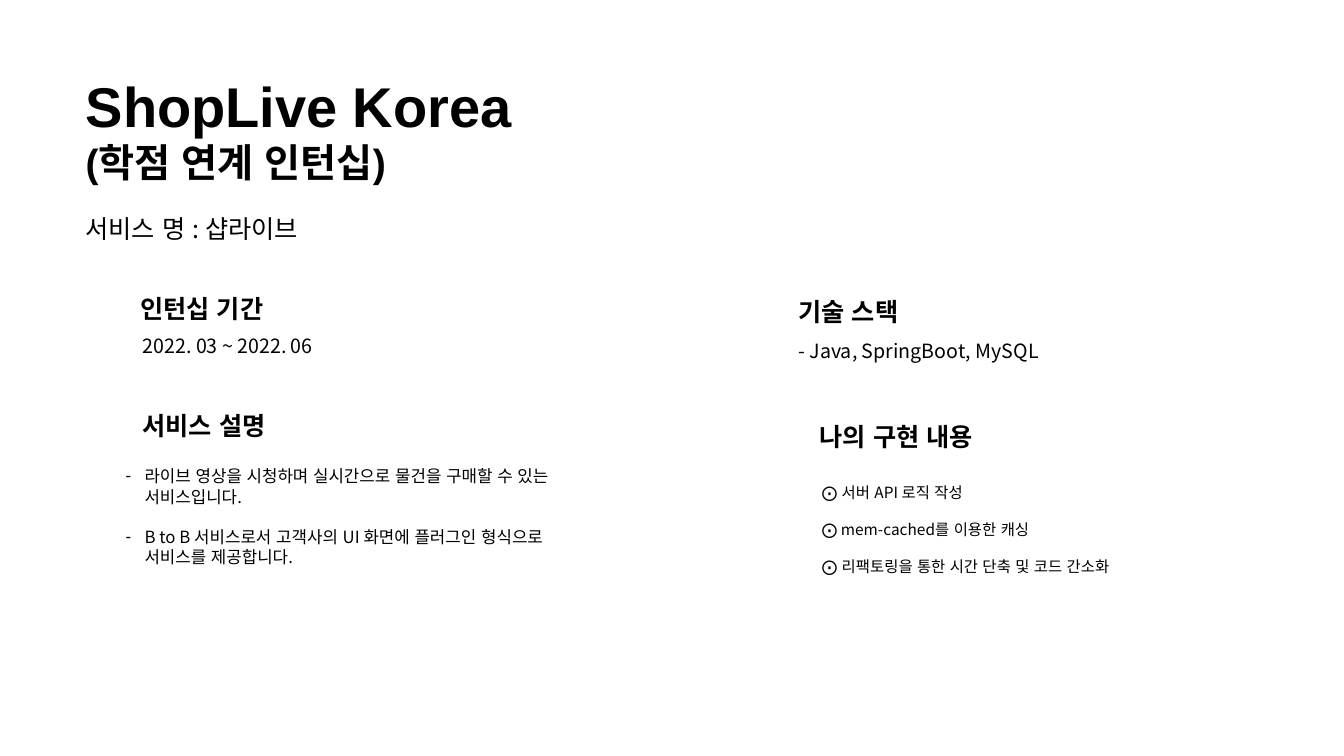
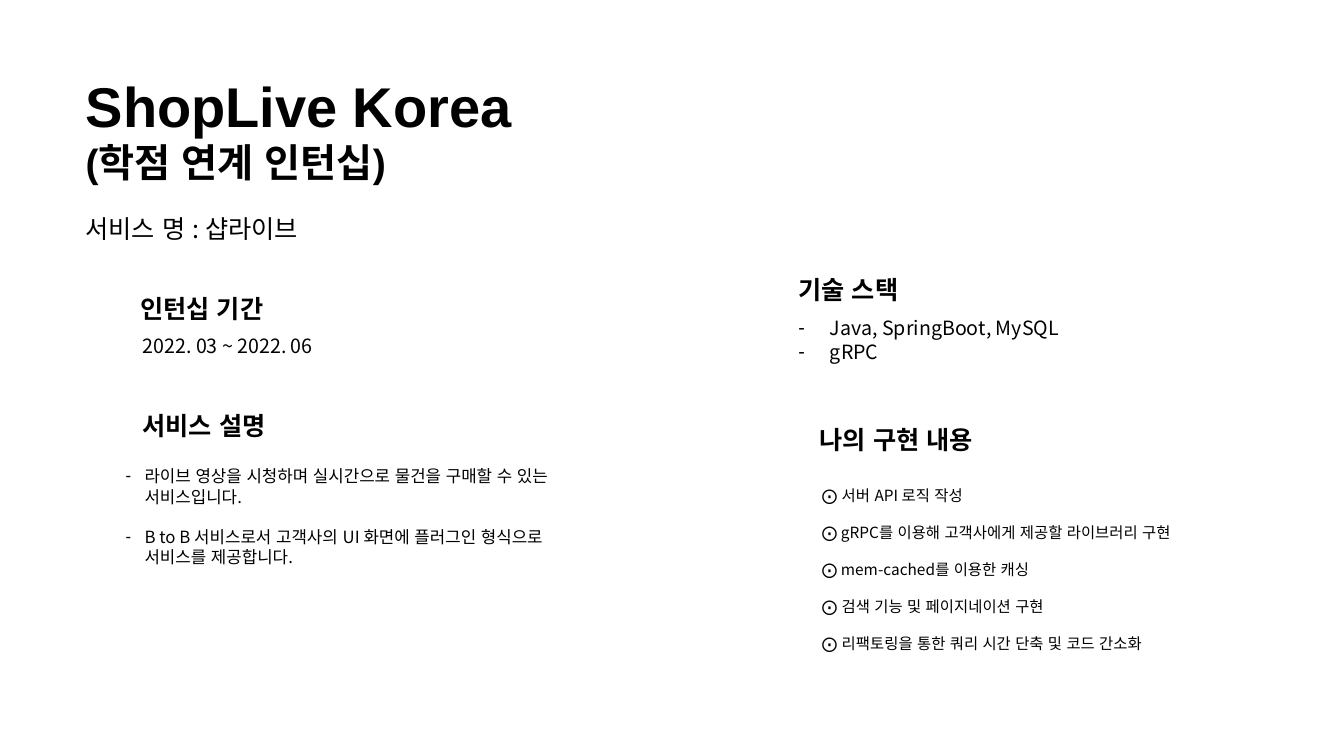
Before and after one commit to ohjinhokor/PortFolio, a slide deck: slide 2 of 오진호 포트폴리오.pptx (slide 9 before the commit). Drawn at 1344x756 pixels with LibreOffice and Linux fonts; fonts in the diff are those of the drawing; background and template pictures are left out. Boxes give left, top, right and bottom in pixels: in the first picture for what was removed or moved away, otherwise in the second. Text is boxed around its words. In the diff, an @@ line names an element or a change of style, - is before the commit and + after.

```diff
--- a/오진호 포트폴리오.pptx
+++ b/오진호 포트폴리오.pptx
@@ text "기술 스택": place and size @@
-text "기술 스택" at (798, 300, 898, 324)
+text "기술 스택" at (798, 278, 898, 302)
@@ text at (830, 320, 1059, 364): text changed @@
-- Java, SpringBoot, MySQL
+– Java, SpringBoot, MySQL
+– gRPC
@@ text at (898, 525, 1170, 540): paragraph added @@
+⨀ gRPC를 이용해 고객사에게 제공할 라이브러리 구현
@@ text at (842, 599, 1142, 651): text changed @@
-⨀ 리팩토링을 통한 시간 단축 및 코드 간소화
+⨀ 검색 기능 및 페이지네이션 구현
+⨀ 리팩토링을 통한 쿼리 시간 단축 및 코드 간소화
```
Also in this commit, not shown: 2 slides added, 2 other files.
